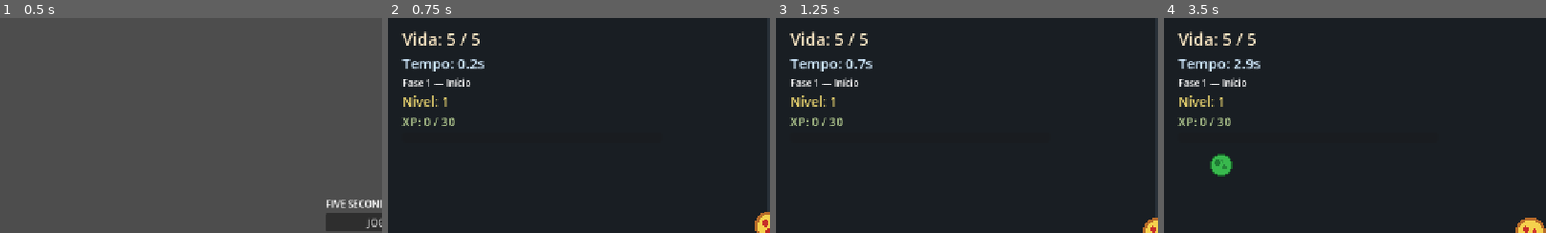
Above: before the commit, frames 1-4 (left to right).
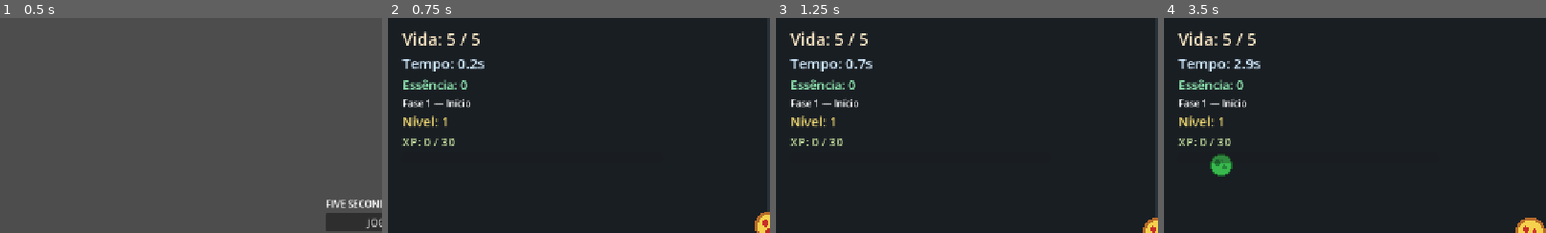
Above: after the commit, the same moments.

Repository: kosh202/five-second-survival
Game: Godot game, scene res://scenes/ui/main_menu.tscn
Two runs of this game, one before a commit and one after it. Both use one fixed random seed, a clock stepped at 60 frames per second and the inputs below.
Inputs:
- Up to frame 1 (0.5 s): no input
- Up to frame 2 (0.75 s): click "JOGAR" at 0.5 s
- Up to frame 3 (1.25 s): no input
- Up to frame 4 (3.5 s): tap Enter at 1.25 s; hold W (move_up) 1.28-2.78 s; tap R (restart) at 2, 2.75 s; hold A (move_left) from 2.78 s (still down)
The pictures show only the part of the screen within x 0-50%, y 0-50%; the shares and areas given below are measured in that part.

Frame 1 is identical in both runs. In frame 2, 1.9% of the frame differs, in the area x 3-22%, y 27-60%; in frame 3, 1.9%; in frame 4, 2.0%, in the area x 3-22%, y 27-68%.

Commit message:
adicionado - essencia
funcionando a parte de coleta

Diff:
--- /dev/null
+++ b/scenes/FoodEssence.tscn
@@ -0,0 +1,12 @@
+[gd_scene format=3 uid="uid://b25jemoxul51s"]
+
+[ext_resource type="Script" uid="uid://b5lx6t0y6gghe" path="res://scripts/food_essence.gd" id="1_eaquo"]
+
+[sub_resource type="CircleShape2D" id="CircleShape2D_cag1y"]
+radius = 16.0
+
+[node name="FoodEssence" type="Area2D" unique_id=680010680]
+script = ExtResource("1_eaquo")
+
+[node name="CollisionShape2D" type="CollisionShape2D" parent="." unique_id=1091592806]
+shape = SubResource("CircleShape2D_cag1y")
--- a/scenes/ui/hud.tscn
+++ b/scenes/ui/hud.tscn
@@ -27,6 +27,12 @@
 theme_override_colors/font_color = Color(0.82, 0.92, 1, 1)
 theme_override_font_sizes/font_size = 24
 text = "Tempo: 0.0s"
+
+[node name="EssenceLabel" type="Label" parent="Margin/VBox" unique_id=175531996]
+layout_mode = 2
+theme_override_colors/font_color = Color(0.61960787, 1, 0.7647059, 1)
+theme_override_font_sizes/font_size = 21
+text = "Essência: 0"
 
 [node name="PhaseLabel" type="Label" parent="Margin/VBox" unique_id=626217749]
 layout_mode = 2
--- a/scripts/enemies/bacteria.gd
+++ b/scripts/enemies/bacteria.gd
@@ -3,7 +3,7 @@
 extends CharacterBody2D
 ## Inimigo que persegue o jogador e pode ser eliminado.
 
-signal defeated(xp_amount: int)
+signal defeated(xp_amount: int, death_position: Vector2)
 
 const SPEED := 150.0
 const DAMAGE := 1
@@ -129,5 +129,5 @@
 		return
 
 	is_dead = true
-	defeated.emit(_xp_reward)
+	defeated.emit(_xp_reward, global_position)
 	queue_free()
--- /dev/null
+++ b/scripts/food_essence.gd
@@ -0,0 +1,36 @@
+
+extends Area2D
+## Coletável de Essência de Comida.
+
+signal collected(amount: int)
+
+const VALUE := 1
+const RADIUS := 12.0
+
+var _player_inside := false
+
+
+func _ready() -> void:
+	collision_layer = 0
+	collision_mask = 1
+	body_entered.connect(_on_body_entered)
+	queue_redraw()
+
+
+func _draw() -> void:
+	# Brilho externo.
+	draw_circle(Vector2.ZERO, RADIUS + 4.0, Color(1.0, 0.65, 0.12, 0.20))
+
+	# Núcleo dourado.
+	draw_circle(Vector2.ZERO, RADIUS, Color(1.0, 0.68, 0.12))
+
+	# Reflexo claro.
+	draw_circle(Vector2(-3.0, -3.0), 4.0, Color(1.0, 0.92, 0.52))
+
+
+func _on_body_entered(body: Node2D) -> void:
+	if not body is Player:
+		return
+
+	collected.emit(VALUE)
+	queue_free()
--- a/scripts/main.gd
+++ b/scripts/main.gd
@@ -2,6 +2,8 @@
 ## Cena raiz: liga jogador, HUD, cronômetro, geração de inimigos e reinício.
 
 const BACTERIA_SCENE := preload("res://scenes/enemies/bacteria.tscn")
+
+const FOOD_ESSENCE_SCENE: PackedScene = preload("res://scenes/FoodEssence.tscn")
 
 # Chão da arena: de (-1200, -800) a (1200, 800). A margem evita nascer dentro da parede.
 const ARENA_MIN := Vector2(-1200.0, -800.0)
@@ -33,7 +35,7 @@
 var _xp_to_next: int = FIRST_LEVEL_XP
 var _pending_level_ups: int = 0
 var _choosing_upgrade: bool = false
-
+var _food_essence: int = 0
 
 func _ready() -> void:
 	_player.health_changed.connect(_hud.update_health)
@@ -184,9 +186,11 @@
 			return Vector2(randf_range(max_x - band, max_x), randf_range(min_y, max_y))
 
 
-func _on_enemy_defeated(xp_amount: int) -> void:
+func _on_enemy_defeated(xp_amount: int, death_position: Vector2) -> void:
 	if _game_over:
 		return
+
+	call_deferred("_spawn_food_essence", death_position)
 
 	_xp += xp_amount
 	while _xp >= _xp_to_next:
@@ -198,6 +202,17 @@
 	_hud.update_experience(_level, _xp, _xp_to_next)
 	_try_show_next_upgrade()
 
+func _spawn_food_essence(death_position: Vector2) -> void:
+	var essence = FOOD_ESSENCE_SCENE.instantiate()
+	add_child(essence)
+	essence.global_position = death_position
+	essence.connect("collected", _on_food_essence_collected)
+
+func _on_food_essence_collected(amount: int) -> void:
+	_food_essence += amount
+	_hud.update_essence(_food_essence)
+	print("Essência coletada: +%d | Total: %d" % [amount, _food_essence])
+
 
 func _try_show_next_upgrade() -> void:
 	if _game_over or _choosing_upgrade or _pending_level_ups <= 0:
--- a/scripts/ui/hud.gd
+++ b/scripts/ui/hud.gd
@@ -17,6 +17,7 @@
 @onready var _phase_label: Label = $Margin/VBox/PhaseLabel
 @onready var _level_label: Label = $Margin/VBox/LevelLabel
 @onready var _xp_label: Label = $Margin/VBox/XpLabel
+@onready var _essence_label: Label = $Margin/VBox/EssenceLabel
 @onready var _xp_bar: ProgressBar = $Margin/VBox/XpBar
 @onready var _game_over: Control = $GameOver
 @onready var _restart_button: Button = $GameOver/Center/Panel/VBox/RestartButton
@@ -128,3 +129,6 @@
 
 func _on_restart_pressed() -> void:
 	restart_requested.emit()
+
+func update_essence(amount: int) -> void:
+	_essence_label.text = "Essência: %d" % amount
Not shown, added: scripts/food_essence.gd.uid
